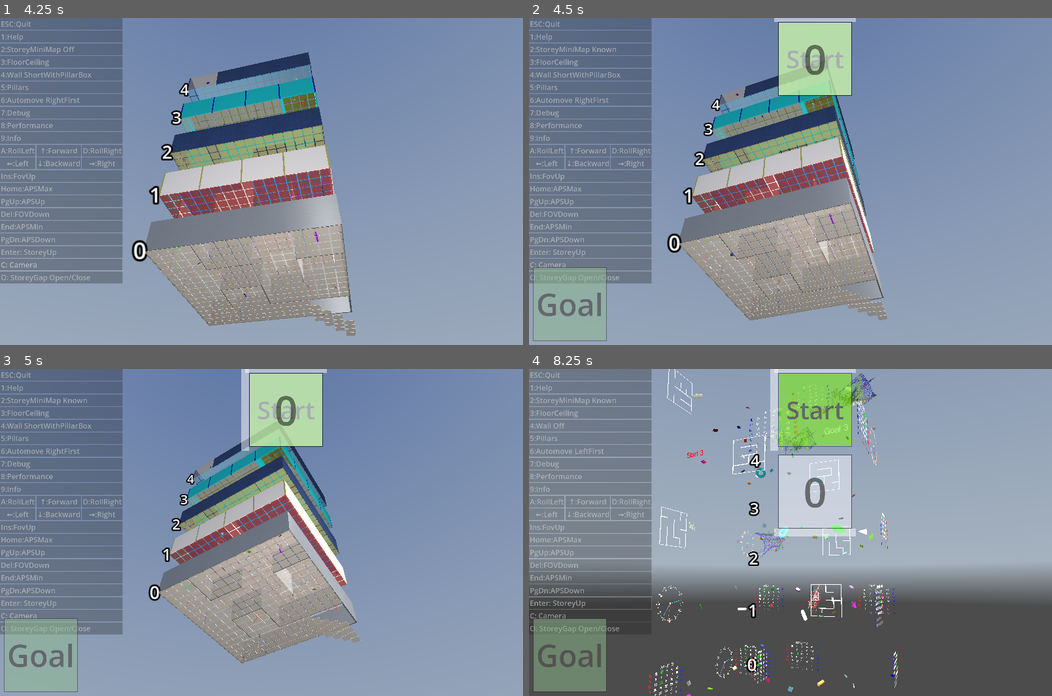
Above: before the commit, frames 1-4 (two rows, left to right).
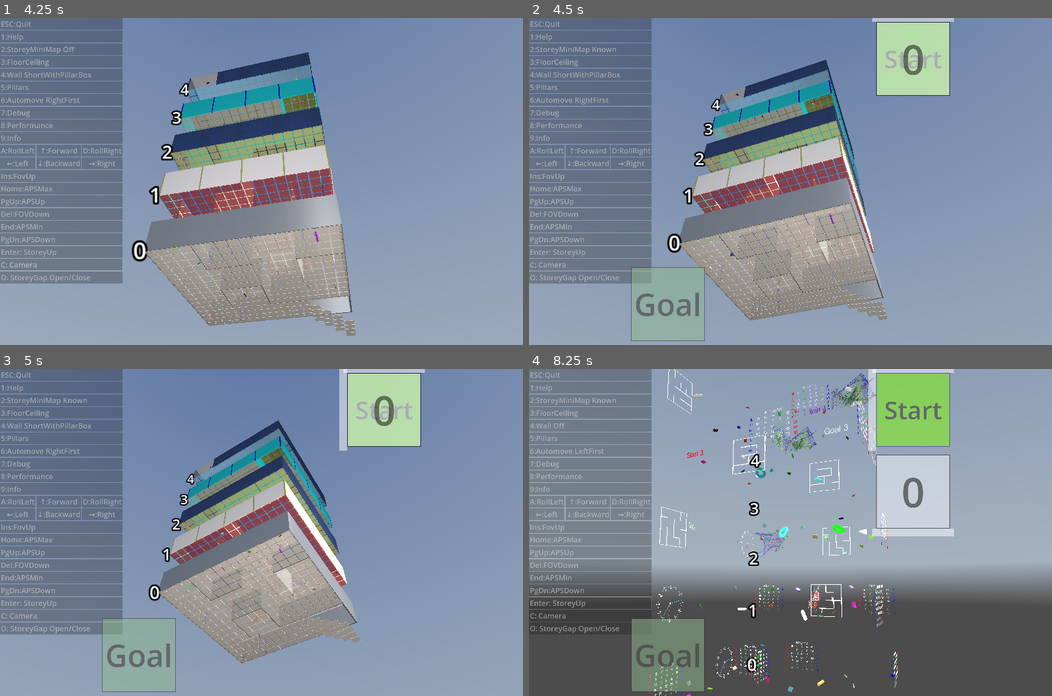
Above: after the commit, the same moments.

Repository: kasworld/gd4maze3d
Game: Godot game, scene res://main.tscn
Two runs of this game, one before a commit and one after it. Both use one fixed random seed, a clock stepped at 60 frames per second and the inputs below. A sky picture missing from this copy of the repository is replaced by a grey-blue gradient.
Inputs (mouse positions are in pixels of both pictures, inside the frame that each line leads up to):
- Up to frame 1 (4.25 s): click "Enter: StoreyUp" at 0.5 s; click "Enter: StoreyUp" at 1.25 s; tap Enter at 2 s; move the mouse to (376, 165) at 2.02 s; hold Right 2.03-2.78 s; tap Q at 2.1 s; click (376, 165) at 2.17 s; move the mouse to (156, 197) at 2.77 s; hold Down 2.78-3.53 s; tap E at 2.85 s; move the mouse to (313, 109) at 3.52 s; hold Right from 3.53 s (still down); tap 1 at 3.6 s
- Up to frame 2 (4.5 s): move the mouse to (764, 246) at 4.27 s; release Right at 4.28 s; hold Up from 4.28 s (still down); tap 2 at 4.35 s; click (764, 246) at 4.42 s
- Up to frame 3 (5 s): keep holding Up
- Up to frame 4 (8.25 s): move the mouse to (947, 581) at 5.02 s; release Up at 5.03 s; hold Left 5.03-6.53 s; tap one key every 0.75 s from 5.1 s: 3 4 5 6 7; move the mouse to (633, 483) at 5.77 s; move the mouse to (816, 532) at 6.52 s; hold Down 6.53-7.28 s; click (816, 532) at 6.67 s; move the mouse to (712, 450) at 7.27 s; hold Right 7.28-8.03 s; move the mouse to (905, 516) at 8.02 s; hold Up from 8.03 s (still down)

Frame 1 is identical in both runs. In frame 2, 8.4% of the frame differs, in the area x 0-82%, y 0-99%; in frame 3, 9.2%; in frame 4, 20%.

Commit message:
add update_minimap

Diff:
--- a/main.gd
+++ b/main.gd
@@ -21,11 +21,15 @@
 			ProjectSettings.get_setting("application/config/name"),
 			ProjectSettings.get_setting("application/config/version") ] )
 	if main_tower:
-		var minimap := main_tower.cur_storey.get_mini_map()
-		minimap.update_size(rt.size)
-		minimap.position = rt.get_center() - minimap.get_size()/2
+		update_minimap()
 func timed_message_hidden(_s :String) -> void:
 	pass
+
+func update_minimap() -> void:
+	var rt := get_viewport().get_visible_rect()
+	var minimap := main_tower.cur_storey.get_mini_map()
+	minimap.update_size(rt.size)
+	minimap.position = rt.get_center() - minimap.get_size()/2
 
 func _ready() -> void:
 	on_viewport_size_changed()
@@ -73,6 +77,7 @@
 		main_tower.move_to_upper_storey()
 		main_tower.cur_storey.chars_enter_storey(old_storey, old_storey.get_char_list() , player.crawler_num)
 	update_button_text()
+	update_minimap()
 
 func add_crawler(i :int) -> Crawler:
 	var cr :Crawler = preload("res://crawler/crawler.tscn").instantiate()
